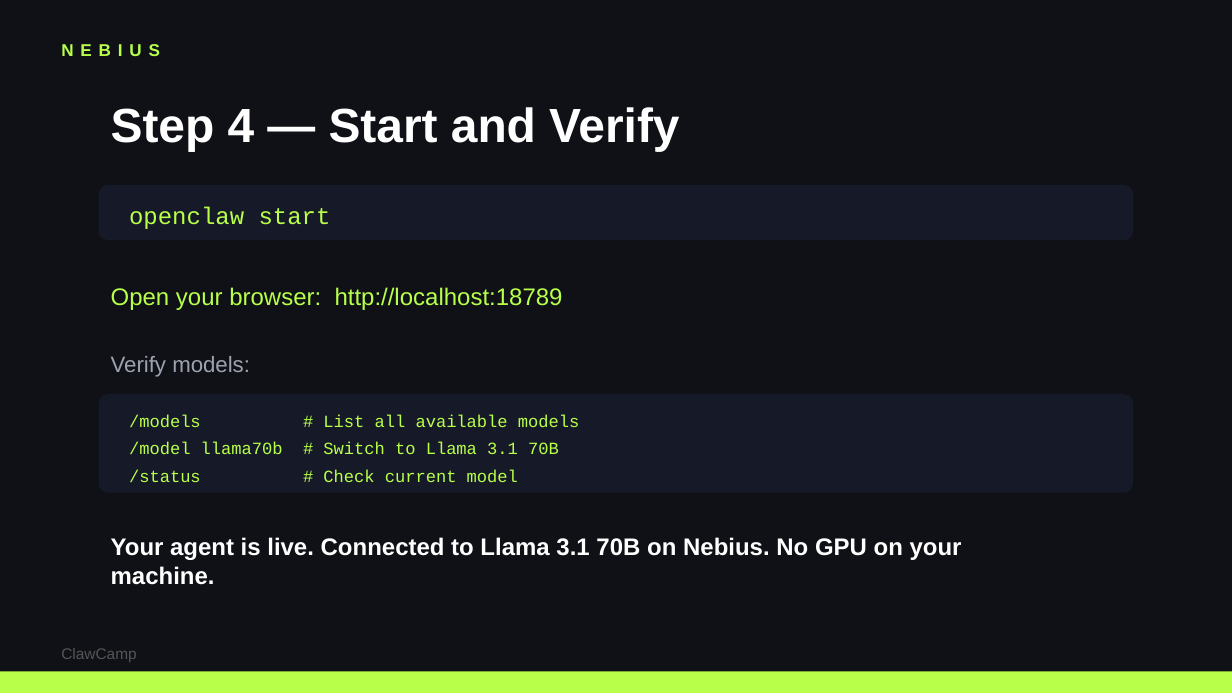
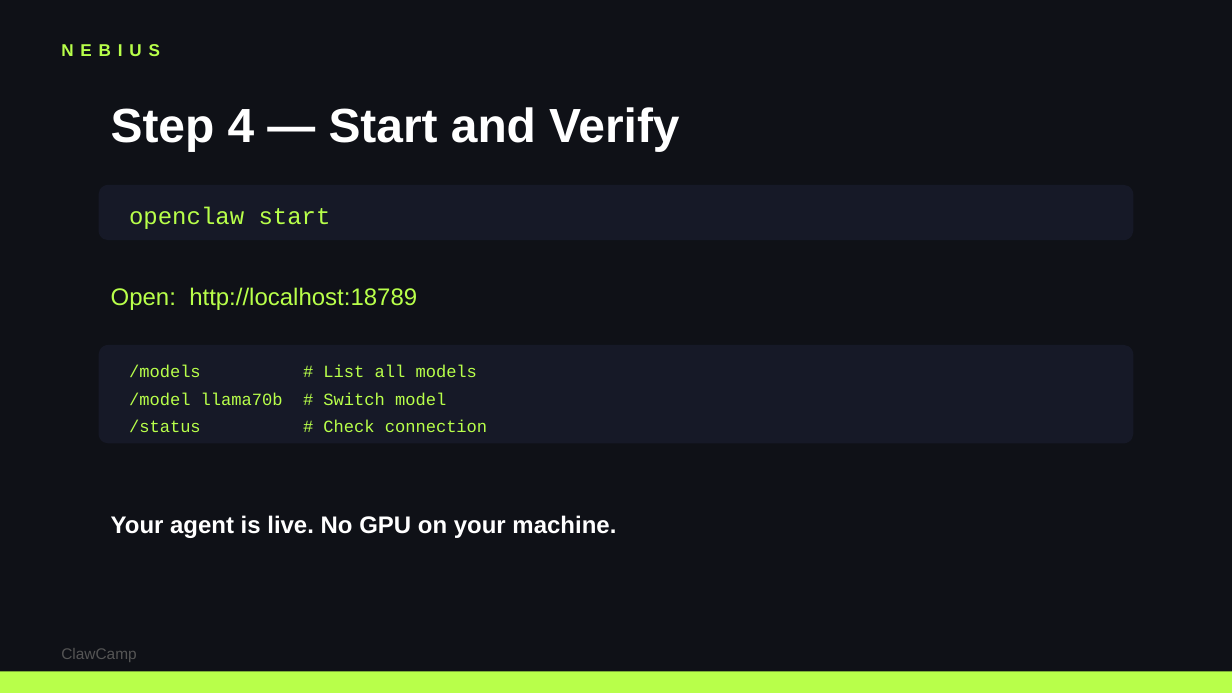
Before and after one commit to colygon/clawcamp-site, a slide deck: slide 10 of workshops/running-openclaw-on-nebius.pptx. Drawn at 1232x693 pixels with LibreOffice and Linux fonts; fonts in the diff are those of the drawing. Boxes give left, top, right and bottom in pixels: in the first picture for what was removed or moved away, otherwise in the second. Text is boxed around its words. In the diff, an @@ line names an element or a change of style, - is before the commit and + after.

```diff
--- a/workshops/running-openclaw-on-nebius.pptx
+++ b/workshops/running-openclaw-on-nebius.pptx
@@ text at (111,287,417,310): text changed @@
-Open your browser: http://localhost:18789
+Open: http://localhost:18789
@@ rounded rectangle: place and size @@
-rounded rectangle at (99,394,1133,493)
+rounded rectangle at (99,345,1133,444)
@@ text removed at (111,356,250,377) @@
-Verify models:
@@ text at (129,365,487,432): text changed @@
-/models # List all available models
-/model llama70b # Switch to Llama 3.1 70B
-/status # Check current model
+/models # List all models
+/model llama70b # Switch model
+/status # Check connection
@@ text at (111,515,616,538): text changed @@
-Your agent is live. Connected to Llama 3.1 70B on Nebius. No GPU on your machine.
+Your agent is live. No GPU on your machine.
```
Also in this commit, not shown: 12 other slides changed, 3 slides added, 4 slides removed.
